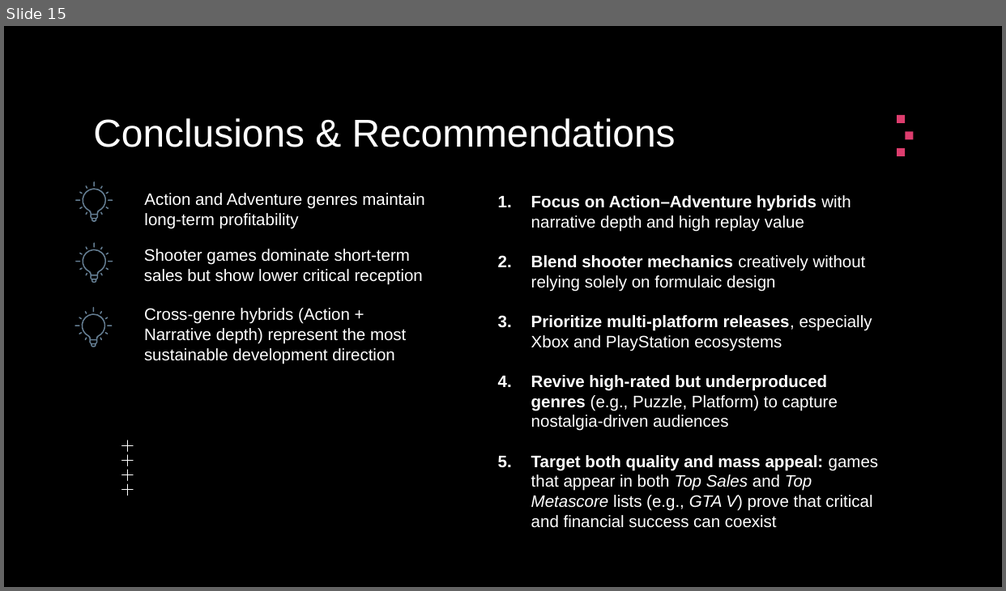
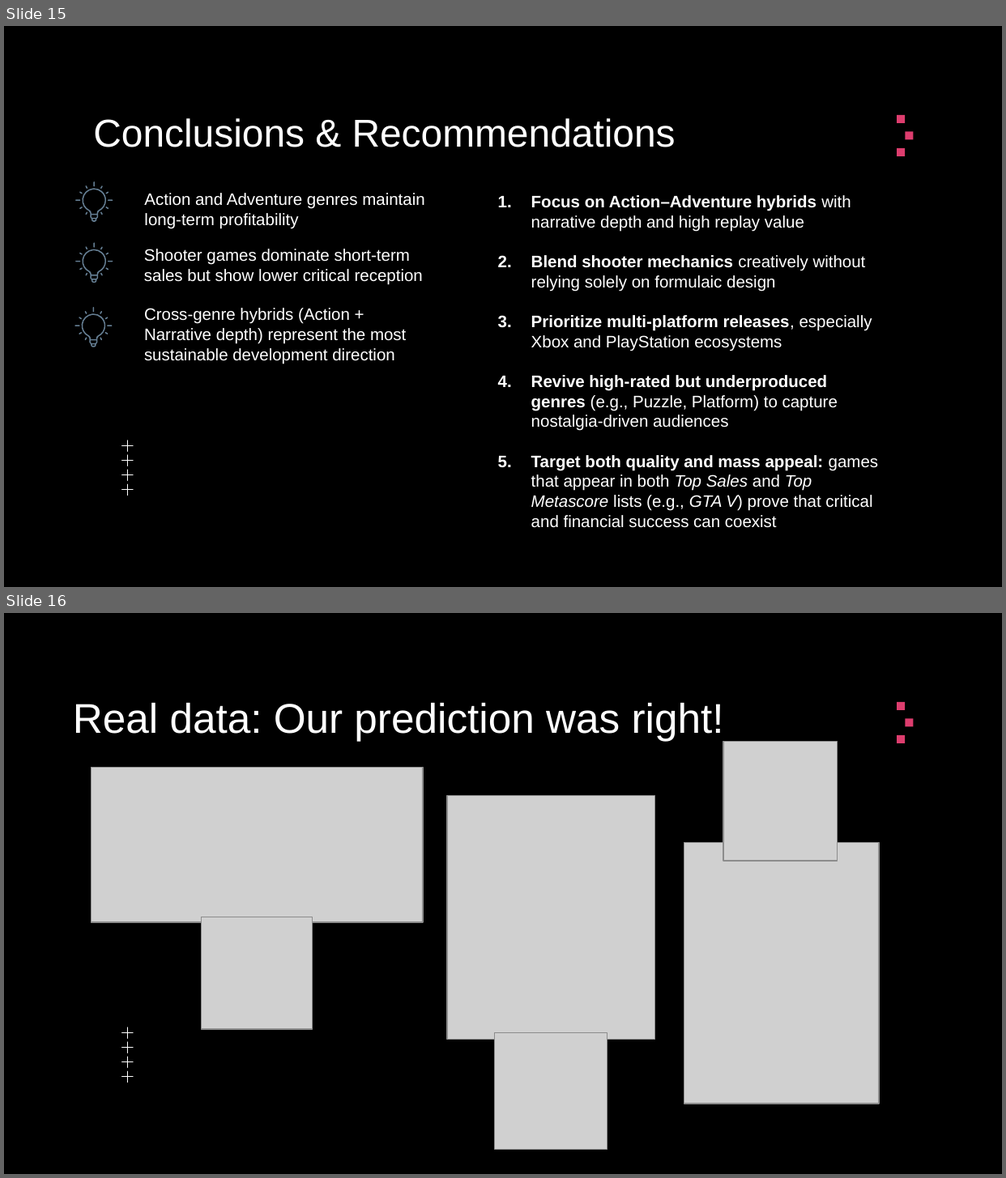
Before and after one commit to ilvadol/cypro_finalproject, a slide deck: Video Game Market Analys.pptx. Shown one above the other, each under a label of ours: slide 15 before the commit, slides 15 and 16 after it. The pictures are 1006x591 and 1006x1178 pixels, drawn with LibreOffice and Linux fonts; fonts in the diff are those of the drawing; grey boxes stand for pictures; background and template pictures are left out. Boxes give left, top, right and bottom in pixels: in the first picture for what was removed or moved away, otherwise in the second. Text is boxed around its words. In the diff, an @@ line names an element or a change of style, - is before the commit and + after.

```diff
--- a/Video Game Market Analys.pptx
+++ b/Video Game Market Analys.pptx
@@ slide 16 added at [4,613,1002,1174], background picture (left out) @@
@@ title added at [73,702,724,741], 30 pt, text #FFFFFF @@
+Real data: Our prediction was right!
@@ rectangle added at [897,702,905,710], fill #DD3D6E @@
@@ rectangle added at [905,719,913,726], fill #DD3D6E @@
@@ picture added at [723,742,837,861] @@
@@ rectangle added at [897,736,905,743], fill #DD3D6E @@
@@ picture added at [91,768,423,922] @@
@@ picture added at [447,795,654,1039] @@
@@ picture added at [684,842,878,1104] @@
@@ picture added at [202,918,313,1029] @@
@@ picture added at [495,1033,607,1150] @@
@@ group added at [120,1026,134,1085]: 4 plus signs @@
```
Also in this commit, not shown: 2 slides changed.
